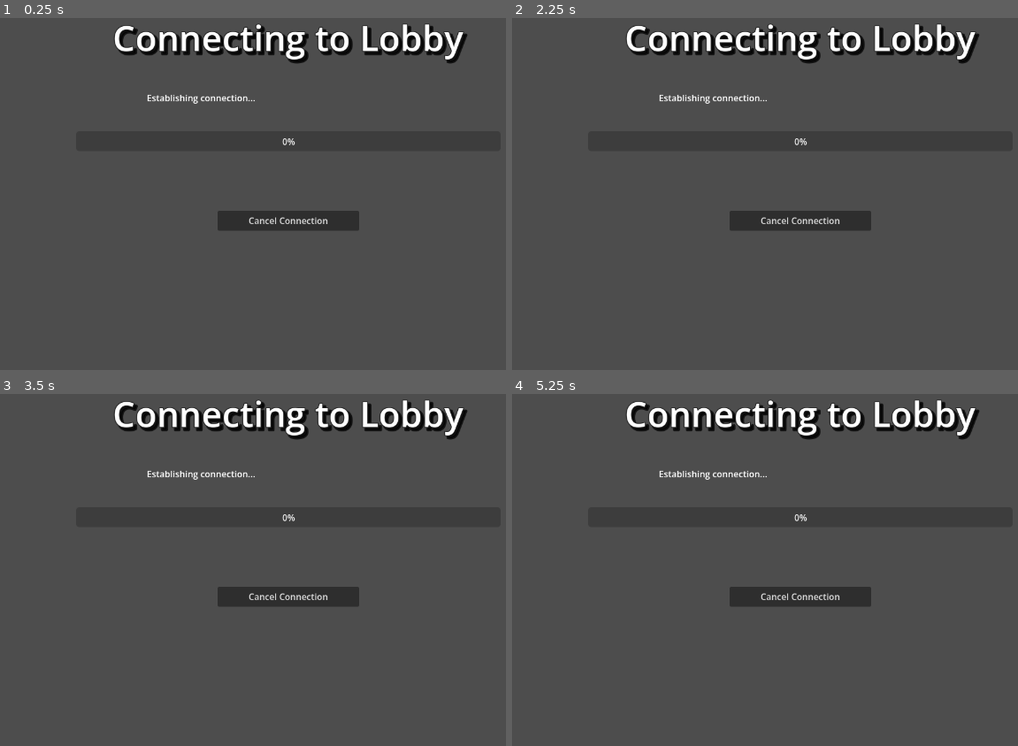
Above: before the commit, frames 1-4 (two rows, left to right).
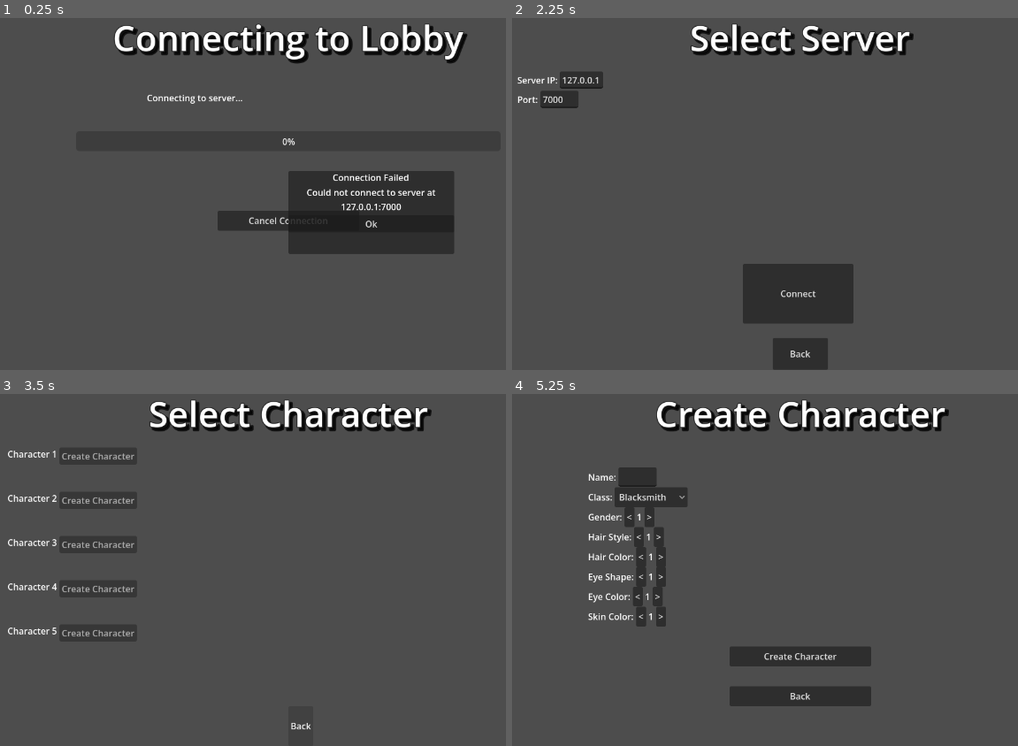
Above: after the commit, the same moments.

Repository: Miller-Nerd/our-little-towne
Game: Godot game, scene res://connection_attempt.tscn
The game is run twice, just before and just after one commit, with the same random seed, the same clock (stepped at 60 frames per second) and the same inputs. This scene is started directly instead of the project's main scene.
Inputs (mouse positions are in pixels of both pictures, inside the frame that each line leads up to):
- Up to frame 1 (0.25 s): no input
- Up to frame 2 (2.25 s): click "Cancel Connection" at 0.5 s; click (800, 292) at 1.25 s, where only the run after the commit has a clickable "Connect"; click (881, 222) at 2 s, where only the run after the commit has a clickable "Ok"
- Up to frame 3 (3.5 s): click (288, 728) at 2.75 s, where only the run after the commit has a clickable "Back"
- Up to frame 4 (5.25 s): click (608, 457) at 3.5 s, where only the run after the commit has a clickable "Create Character"; click (648, 496) at 4.25 s, where only the run after the commit has a clickable "Blacksmith"; click (628, 517) at 5 s, where only the run after the commit has a clickable "<"

The runs differ from the first frame. In frame 1, 7.1% of the frame differs, in the area x 29-90%, y 21-68%; in frame 2, 11%; in frame 3, 6.3%; in frame 4, 11%, in the area x 15-93%, y 1-89%.
Error before the commit: Parse Error: Identifier "NetworkManager" not declared in the current scope. (res://connection_attempt.gd:34)

Commit message:
networking fixed

Diff:
--- a/connection_attempt.gd
+++ b/connection_attempt.gd
@@ -2,6 +2,7 @@
 
 var target_ip = "127.0.0.1"
 var target_port = 7000
+var network_manager = null
 
 func _ready():
 	print("Connection attempt scene loaded")
@@ -14,6 +15,9 @@
 	var cancel_button = $CancelButton
 	if cancel_button:
 		cancel_button.connect("pressed", Callable(self, "_on_cancel_pressed"))
+
+	# Get the network manager singleton
+	network_manager = get_node("/root/NetworkManager")
 
 	start_connection()
 
@@ -31,7 +35,7 @@
 	if character_data != null:
 		player_info.name = character_data.name
 
-	var success = await NetworkManager.connect_to_server(target_ip, target_port, player_info)
+	var success = await get_node("/root/NetworkManager").connect_to_server(target_ip, target_port, player_info)
 
 	if success:
 		print("Connection successful!")
@@ -84,5 +88,5 @@
 
 func _on_cancel_pressed():
 	print("Connection cancelled by user")
-	NetworkManager.cleanup()
+	network_manager.cleanup()
 	get_tree().change_scene_to_file("res://main_menu.tscn")
--- a/lobby.gd
+++ b/lobby.gd
@@ -5,10 +5,14 @@
 var my_player_id = -1
 var is_ready = false
 var character_name = ""
+var network_manager = null
 
 func _ready():
+	# Get the network manager singleton
+	network_manager = get_node("/root/NetworkManager")
+
 	# Network manager is now an autoload singleton, no need to retrieve from meta
-	my_player_id = NetworkManager.my_player_id
+	my_player_id = network_manager.my_player_id
 	print("Lobby player ID: " + str(my_player_id))
 
 	# Get character name from scene meta or use default
@@ -20,10 +24,10 @@
 	print("Character name in lobby: " + character_name)
 
 	# Connect to network signals
-	NetworkManager.connect("player_joined", Callable(self, "_on_player_joined"))
-	NetworkManager.connect("player_left", Callable(self, "_on_player_left"))
-	NetworkManager.connect("player_ready_changed", Callable(self, "_on_player_ready_changed"))
-	NetworkManager.connect("game_start_requested", Callable(self, "_on_game_start_requested"))
+	network_manager.connect("player_joined", Callable(self, "_on_player_joined"))
+	network_manager.connect("player_left", Callable(self, "_on_player_left"))
+	network_manager.connect("player_ready_changed", Callable(self, "_on_player_ready_changed"))
+	network_manager.connect("game_start_requested", Callable(self, "_on_game_start_requested"))
 
 	# Initialize lobby display with empty slots
 	update_lobby_display()
@@ -51,14 +55,14 @@
 		confirm_dialog.connect("confirmed", Callable(self, "_on_confirm_leave"))
 
 	# Join lobby with character name
-	NetworkManager.add_player_to_lobby(my_player_id, {"name": character_name, "ready": false})
+	network_manager.add_player_to_lobby(my_player_id, {"name": character_name, "ready": false})
 
 func _on_start_game_pressed():
 	print("Starting game")
-	if NetworkManager.is_server:
-		NetworkManager.request_game_start()
+	if network_manager.is_server:
+		network_manager.request_game_start()
 	else:
-		NetworkManager.rpc_id(1, "request_game_start")
+		network_manager.rpc_id(1, "request_game_start")
 
 func _on_ready_button_pressed():
 	var ready_button = get_node("LobbyContainer/ButtonRow/ReadyButton")
@@ -93,7 +97,7 @@
 
 func update_lobby_display():
 	# Update the UI to show current players from network manager
-	var connected = NetworkManager.connected_players
+	var connected = network_manager.connected_players
 
 	for i in range(1, max_players + 1):
 		var slot_node = get_node("LobbyContainer/PlayerList/PlayerSlot" + str(i))
@@ -111,7 +115,7 @@
 			slot_node.visible = false
 
 func set_my_ready(is_ready):
-	NetworkManager.set_player_ready(my_player_id, is_ready)
+	network_manager.set_player_ready(my_player_id, is_ready)
 
 func _on_leave_lobby_pressed():
 	var confirm_dialog = get_node("LeaveConfirmDialog")
@@ -122,11 +126,11 @@
 	print("Leaving lobby...")
 
 	# Remove self from lobby if server knows about us
-	if NetworkManager.has_player_in_lobby(my_player_id):
-		NetworkManager.remove_player_from_lobby(my_player_id)
+	if network_manager.has_player_in_lobby(my_player_id):
+		network_manager.remove_player_from_lobby(my_player_id)
 
 	# Clean up network connection
-	NetworkManager.cleanup()
+	network_manager.cleanup()
 
 	# Return to main menu
 	get_tree().change_scene_to_file("res://main_menu.tscn")
--- a/lobby_launch_attempt.gd
+++ b/lobby_launch_attempt.gd
@@ -73,7 +73,8 @@
 		timer.start()
 
 func _on_host_complete():
-	NetworkManager.start_server(port)
+	var network_manager = get_node("/root/NetworkManager")
+	network_manager.start_server(port)
 	get_tree().change_scene_to_file("res://lobby.tscn")
 
 func _on_cancel_pressed():
--- a/project.godot
+++ b/project.godot
@@ -8,16 +8,16 @@
 
 config_version=5
 
-[autoload]
-
-NetworkManager="res://network_manager.gd"
-
 [application]
 
 config/name="Our Little Towne"
 run/main_scene="uid://c3ah68aa01234"
 config/features=PackedStringArray("4.7")
 config/icon="res://icon.svg"
+
+[autoload]
+
+NetworkManager="res://network_manager.gd"
 
 [display]
 
